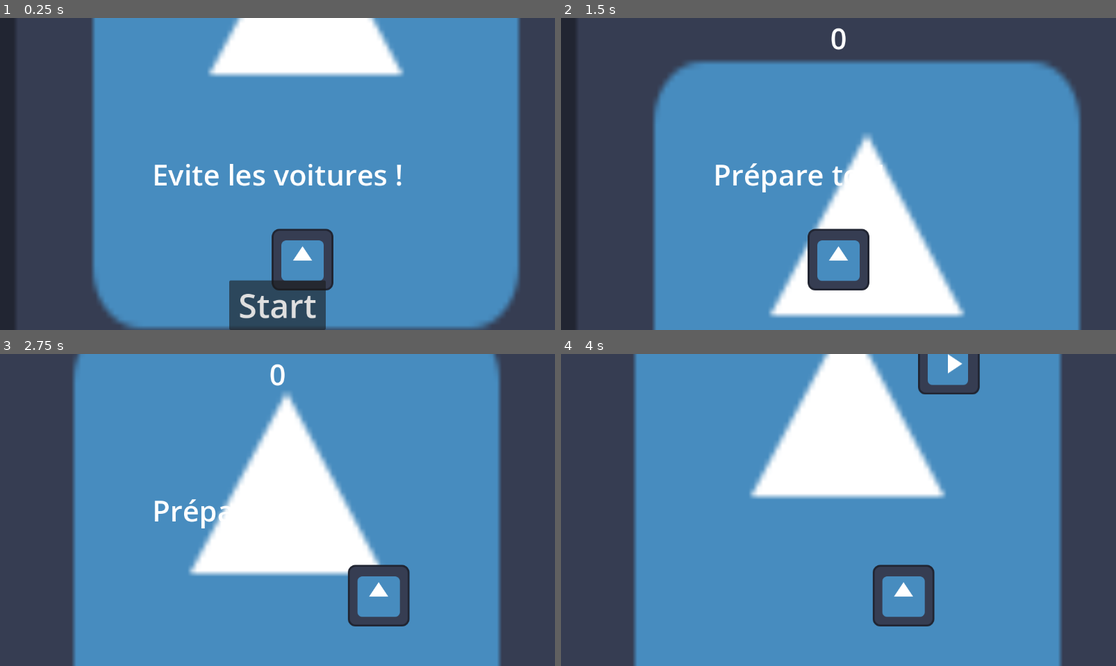
Above: before the commit, frames 1-4 (two rows, left to right).
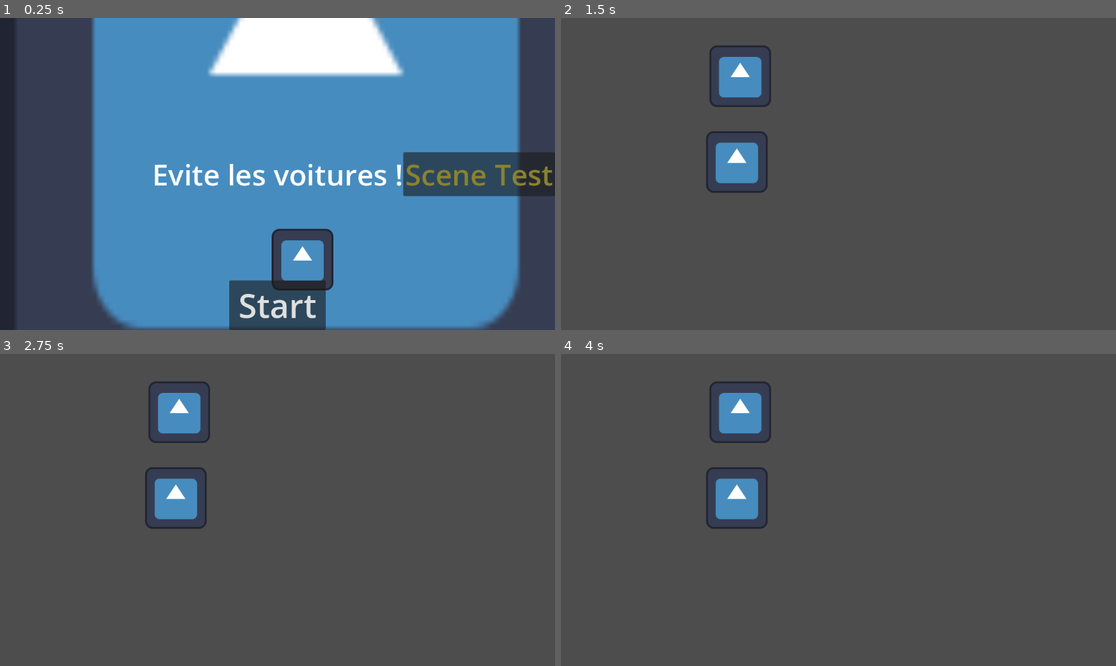
Above: after the commit, the same moments.

Repository: Trimlocgit/FreeWay
Game: Godot game, scene res://main.tscn
The game is run twice, just before and just after one commit, with the same random seed, the same clock (stepped at 60 frames per second) and the same inputs. The engine's default icon, where the game draws it, is replaced by a stand-in: a white triangle on a blue panel in a dark square.
Inputs (mouse positions are in pixels of both pictures, inside the frame that each line leads up to):
- Up to frame 1 (0.25 s): no input
- Up to frame 2 (1.5 s): click (1038, 174) at 0.5 s, where only the run after the commit has a clickable "Scene Test"; click (838, 305) at 1.25 s, where only the run before the commit has a clickable "Start"
- Up to frame 3 (2.75 s): hold D (droite) from 2.03 s (still down)
- Up to frame 4 (4 s): release D (droite) at 2.78 s; hold A (gauche) 2.78-3.53 s; hold D (droite) from 3.53 s (still down)

The runs differ from the first frame. In frame 1, 3.9% of the frame differs, in the area x 72-100%, y 42-58%; in frame 2, 67%; in frame 3, 75%, in the area x 13-91%, y 0-100%; in frame 4, 74%.

Commit message:
Ajout d'un niveau test

Diff:
--- a/hud.tscn
+++ b/hud.tscn
@@ -50,5 +50,22 @@
 wait_time = 2.0
 one_shot = true
 
+[node name="ButtonTest" type="Button" parent="."]
+anchors_preset = 6
+anchor_left = 1.0
+anchor_top = 0.5
+anchor_right = 1.0
+anchor_bottom = 0.5
+offset_left = -8.0
+offset_top = -4.0
+offset_bottom = 4.0
+grow_horizontal = 0
+grow_vertical = 2
+theme_override_colors/font_hover_pressed_color = Color(1, 0, 0, 1)
+theme_override_colors/font_color = Color(0.540672, 0.508111, 0.182983, 1)
+theme_override_font_sizes/font_size = 60
+text = "Scene Test"
+
 [connection signal="pressed" from="StartButton" to="." method="_on_start_button_pressed"]
 [connection signal="timeout" from="MessageTimer" to="." method="_on_message_timer_timeout"]
+[connection signal="pressed" from="ButtonTest" to="." method="_on_button_test_pressed"]
--- a/script/hud.gd
+++ b/script/hud.gd
@@ -18,6 +18,7 @@
 
 	await get_tree().create_timer(1).timeout
 	$StartButton.show()
+	$ButtonTest.show()
 
 
 func scoreUpdate(score):
@@ -26,8 +27,13 @@
 
 func _on_start_button_pressed() -> void:
 	$StartButton.hide()
+	$ButtonTest.hide()
 	start_game.emit()
 
 
 func _on_message_timer_timeout() -> void:
 	$Message.hide()
+
+
+func _on_button_test_pressed() -> void:
+	get_tree().change_scene_to_file("res://test.tscn")
--- a/script/main.gd
+++ b/script/main.gd
@@ -20,21 +20,22 @@
 	pass
 
 func _on_timer_voiture_timeout() -> void:
-
+	#Peut être opti
 	var voiture = voiture_scene.instantiate()
 	var liste_spawn = [115, 345, 575, 805, 1035]
 	var voiture_location = $PathVoiture/VoitureSpawnLocation
 	voiture_location.progress_ratio = randf()
 
-	voiture_location.position.x = liste_spawn[randf_range(0, 5)]
+	#Choisit une des quatres voie
+	voiture_location.position = Vector2(liste_spawn[voiture.caseDepart], 0)
 
 	voiture.position = voiture_location.position
-	print(voiture.position)
 
+	#Met la voiture perpendiculaire
 	var direction = voiture_location.rotation + PI / 2
 
-	voiture.rotation = direction
-
+	#voiture.rotation = direction
+	#Varie la vitesse de la voiture
 	var velocite = Vector2(randf_range(150 + score, 250 + score), 0)
 	voiture.linear_velocity = velocite.rotated(direction)
 
--- /dev/null
+++ b/test.tscn
@@ -0,0 +1,11 @@
+[gd_scene load_steps=2 format=3 uid="uid://dp5xgbv3nj0dq"]
+
+[ext_resource type="PackedScene" uid="uid://ubvxbribfe3x" path="res://voiture.tscn" id="1_37kl0"]
+
+[node name="Test" type="Node"]
+
+[node name="Voiture" parent="." instance=ExtResource("1_37kl0")]
+position = Vector2(372, 121)
+
+[node name="Voiture2" parent="." instance=ExtResource("1_37kl0")]
+position = Vector2(365, 299)
